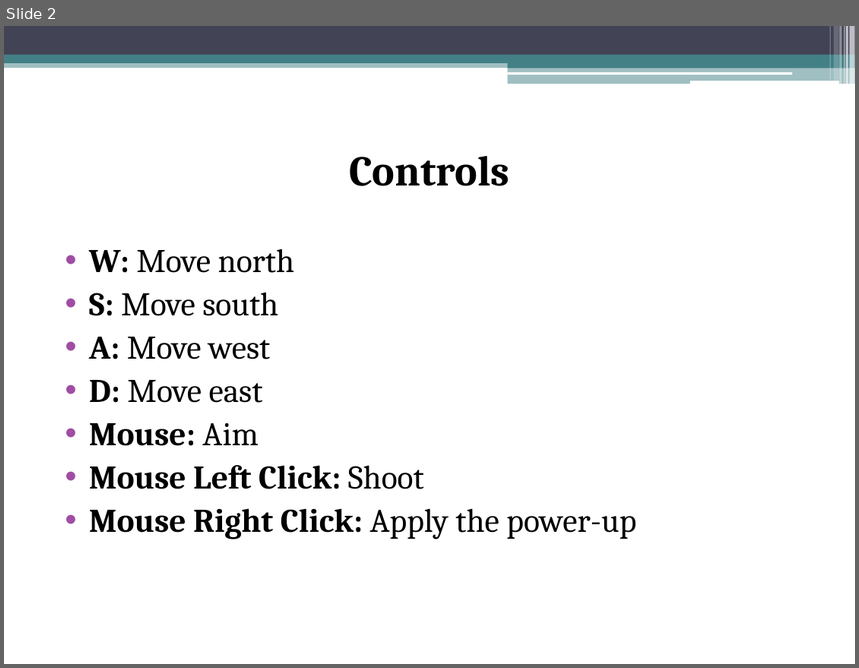
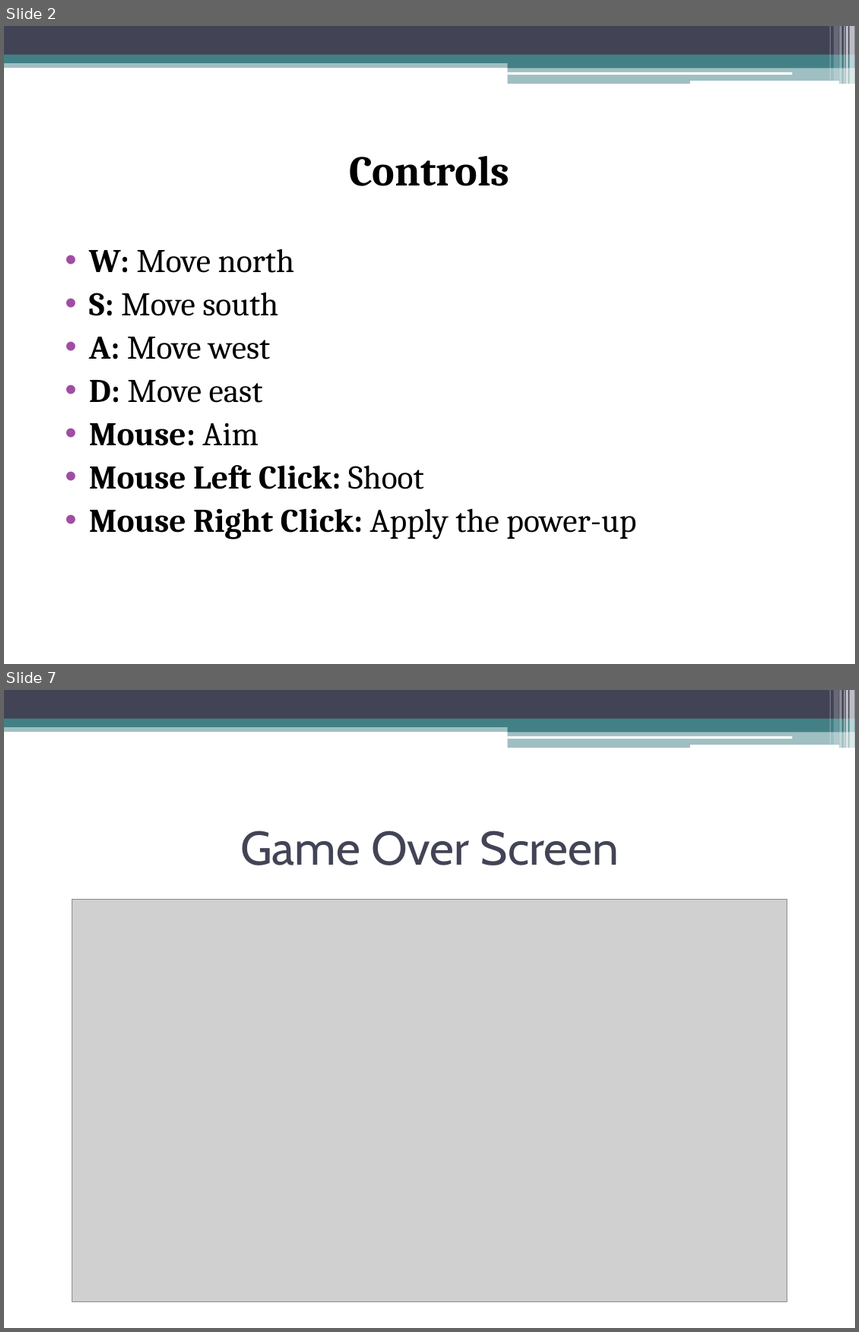
Before and after one commit to kubraguzel/CS319_Group_2M, a slide deck: CS319 Final Presentation.pptx. Shown one above the other, each under a label of ours: slide 2 before the commit, slides 2 and 7 after it; the slides between them are not shown. The pictures are 859x668 and 859x1332 pixels, drawn with LibreOffice and Linux fonts; fonts in the diff are those of the drawing; grey boxes stand for pictures. Boxes give left, top, right and bottom in pixels: in the first picture for what was removed or moved away, otherwise in the second. Text is boxed around its words. In the diff, an @@ line names an element or a change of style, - is before the commit and + after.

```diff
--- a/CS319 Final Presentation.pptx
+++ b/CS319 Final Presentation.pptx
@@ slide 7 added at <box>4,690,855,1328</box>, background #FFFFFF; not listed: 13 template elements that a slide beside it also shows @@
@@ title added at <box>240,831,619,866</box>, 40 pt, text #424456 @@
+Game Over Screen
@@ picture added at <box>72,900,788,1302</box> @@
```
Also in this commit, not shown: 3 slides changed, 6 other slides added, 1 slide removed.
